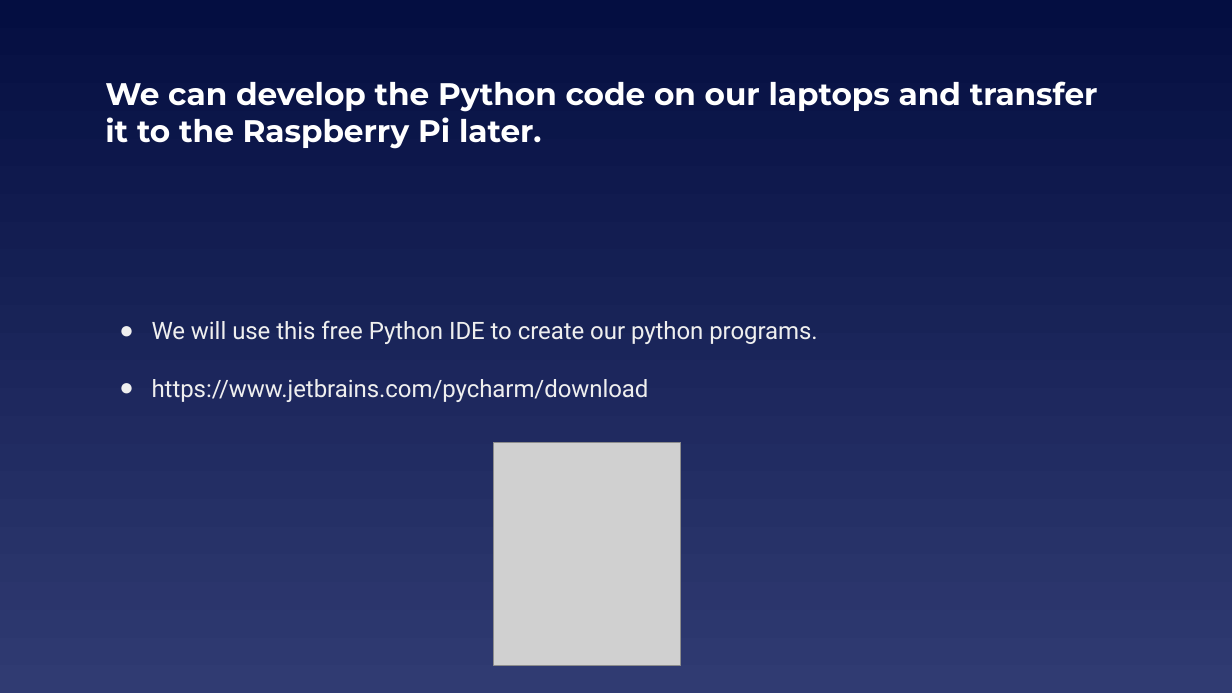
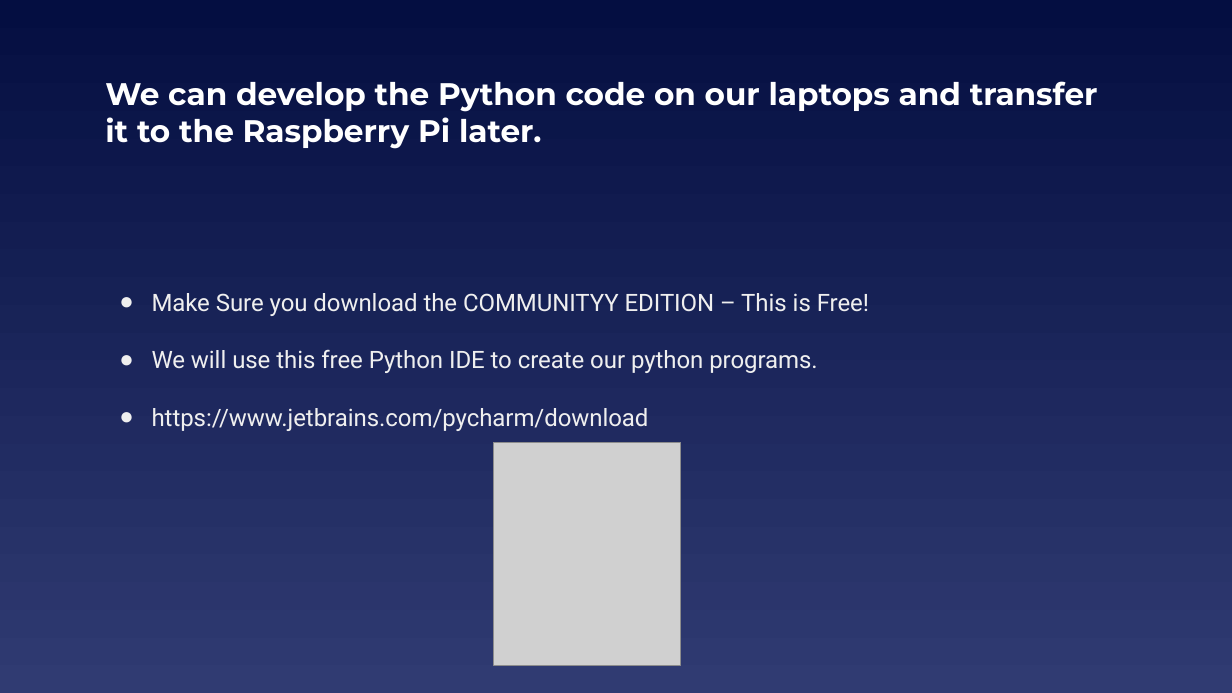
Before and after one commit to EELabMan/RPi-Touch-Display, a slide deck: slide 7 of Raspberry Pi TouchScreen Displays.pptx. Drawn at 1232x693 pixels with LibreOffice and Linux fonts; fonts in the diff are those of the drawing; grey boxes stand for pictures. Boxes give left, top, right and bottom in pixels: in the first picture for what was removed or moved away, otherwise in the second. Text is boxed around its words. In the diff, an @@ line names an element or a change of style, - is before the commit and + after.

```diff
--- a/Raspberry Pi TouchScreen Displays.pptx
+++ b/Raspberry Pi TouchScreen Displays.pptx
@@ text at [152,293,869,316]: paragraph added @@
+● Make Sure you download the COMMUNITYY EDITION – This is Free!
```
